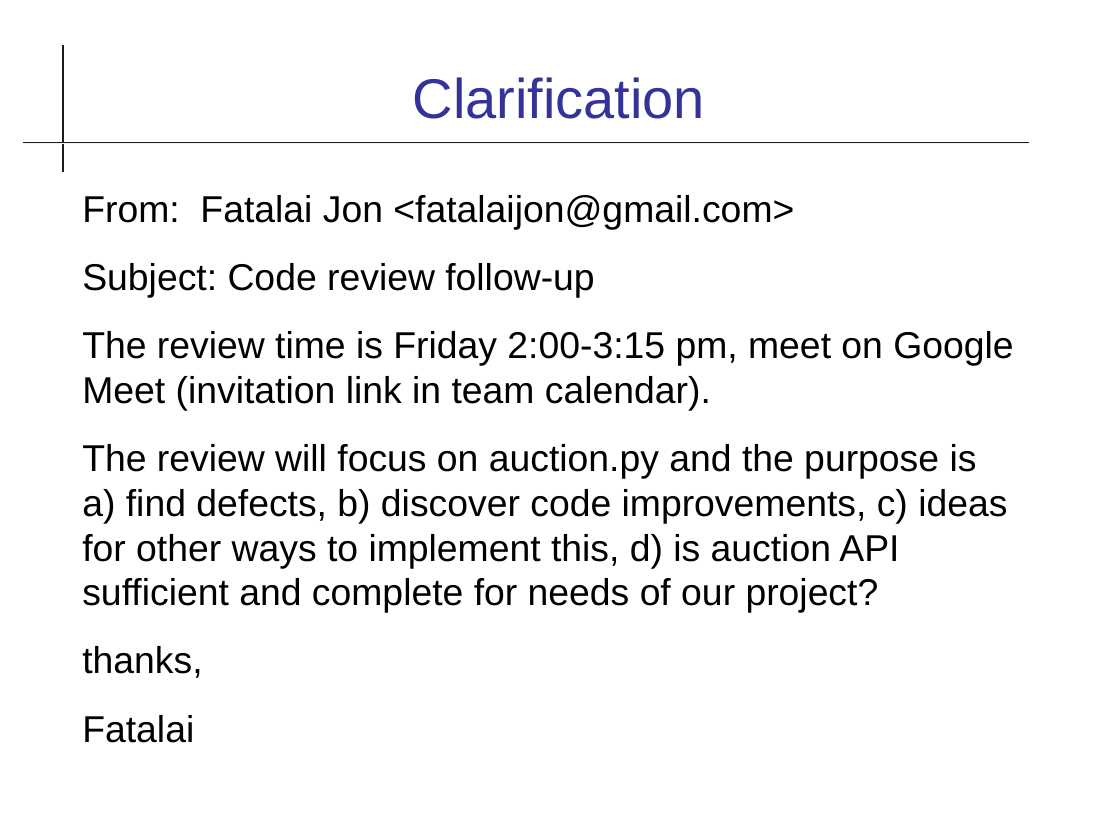
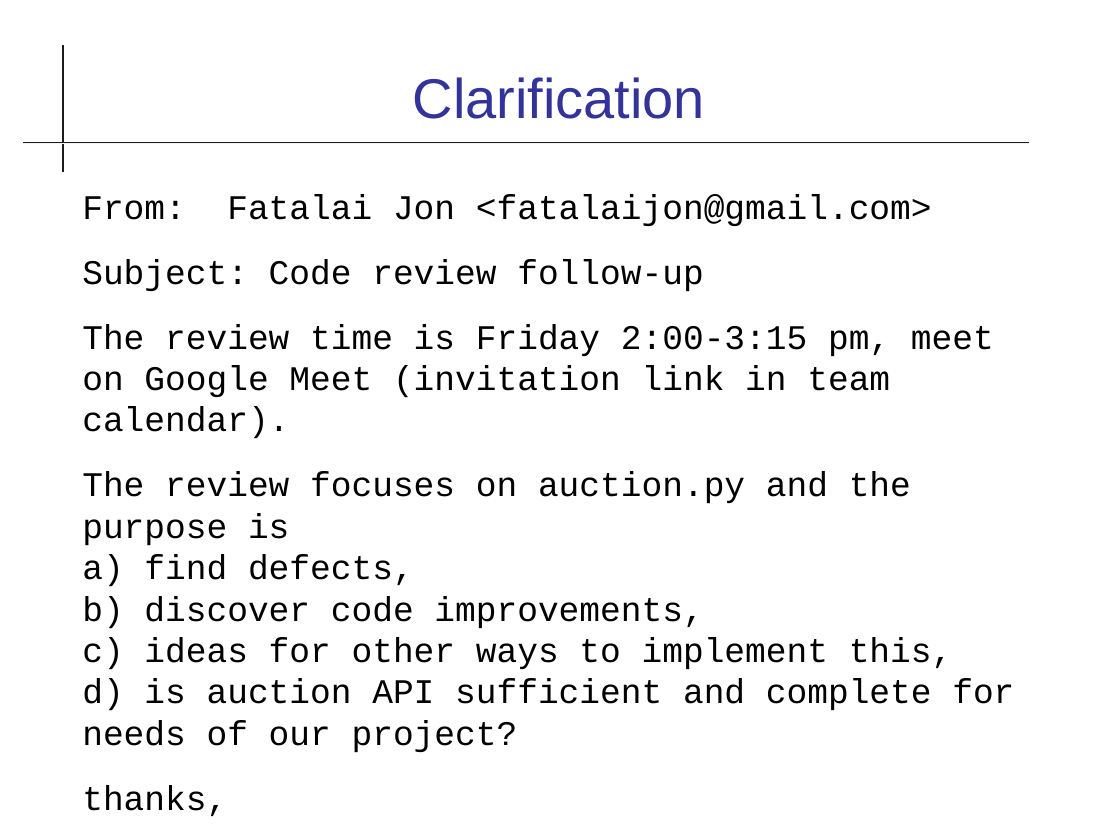
Before and after one commit to cpske/ISP, a slide deck: slide 5 of review/Code-Review-Practice.odp (slide 4 before the commit). Drawn at 1120x840 pixels with LibreOffice and Linux fonts; fonts in the diff are those of the drawing. Boxes give left, top, right and bottom in pixels: in the first picture for what was removed or moved away, otherwise in the second. Text is boxed around its words. In the diff, an @@ line names an element or a change of style, - is before the commit and + after.

Commit message:
update index page and link scanner assignment

```diff
--- a/review/Code-Review-Practice.odp
+++ b/review/Code-Review-Practice.odp
@@ text at bbox=[82, 194, 994, 439]: size 24 to 22.2 pt, font Arial to Courier New in "From: Fatalai Jon <fatalaijon@gmail.com>", "Subject: Code review follow-up", "The review time is Friday 2:00-3:15 pm, ...", "thanks," and 1 more places @@
@@ text at bbox=[82, 471, 1014, 753]: text changed; size 24 to 22.2 pt; font Arial to Courier New @@
-The review will focus on auction.py and the purpose is
-a) find defects, b) discover code improvements, c) ideas for other ways to implement this, d) is auction API sufficient and complete for needs of our project?
+The review focuses on auction.py and the purpose is
+a) find defects,
+b) discover code improvements,
+c) ideas for other ways to implement this,
+d) is auction API sufficient and complete for needs of our project?
```
Also in this commit, not shown: 7 other slides changed, 1 slide added, 6 other files.
